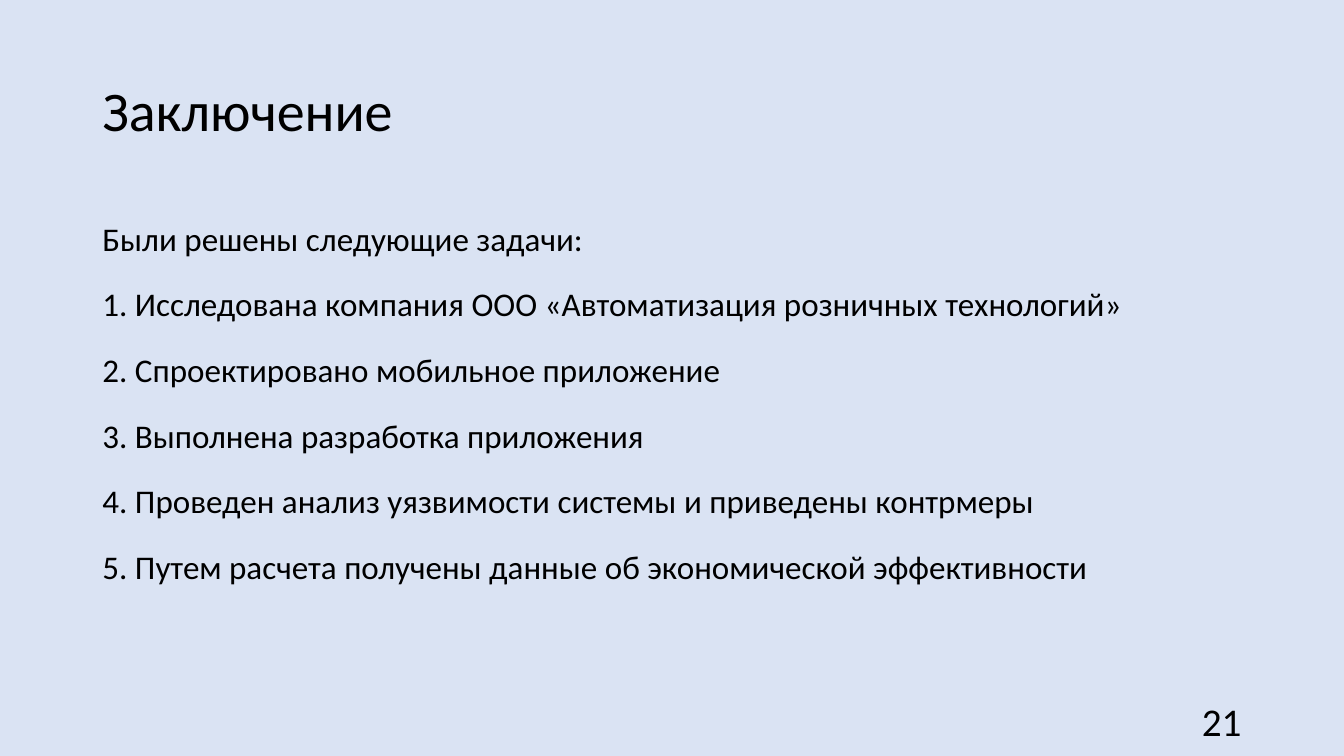
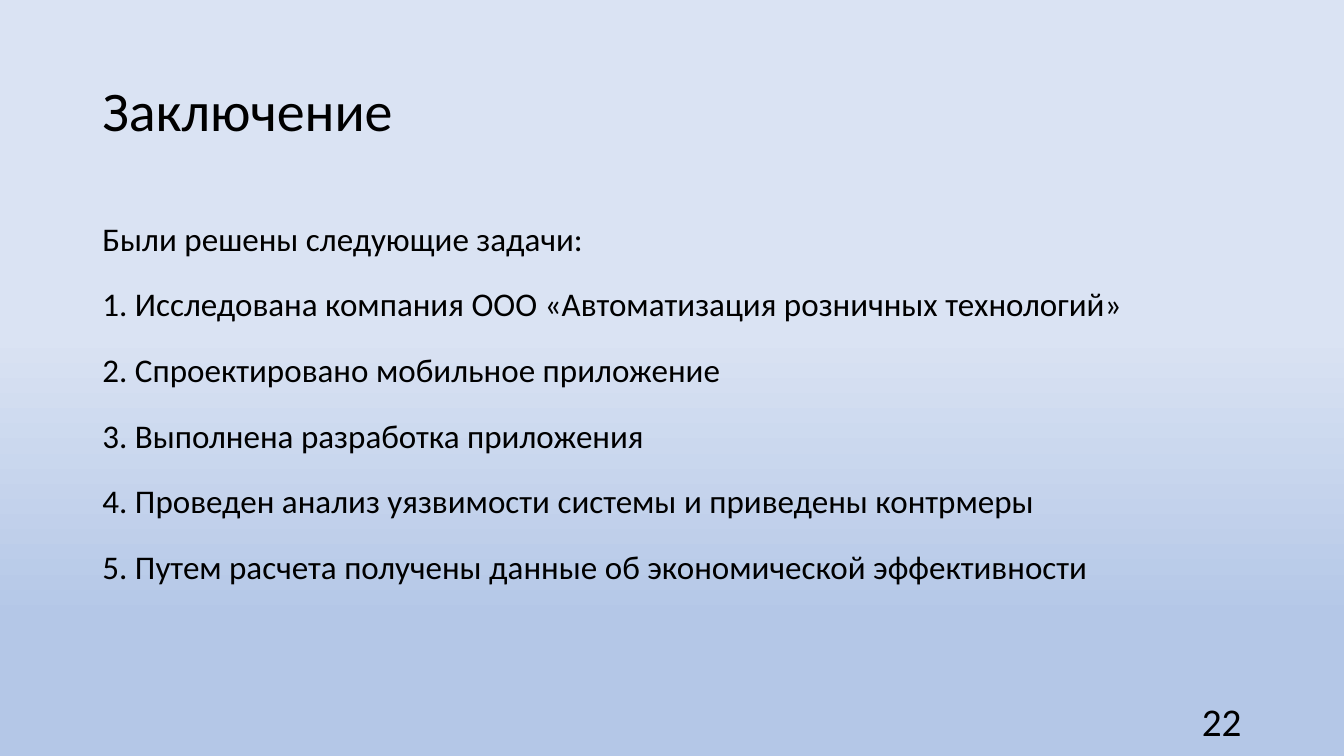
Before and after one commit to churakovra/graduateWork, a slide deck: slide 33 of product/vkr_pres.pptx (slide 31 before the commit). Drawn at 1344x756 pixels with LibreOffice and Linux fonts; fonts in the diff are those of the drawing. Boxes give left, top, right and bottom in pixels: in the first picture for what was removed or moved away, otherwise in the second. Text is boxed around its words. In the diff, an @@ line names an element or a change of style, - is before the commit and + after.

```diff
--- a/product/vkr_pres.pptx
+++ b/product/vkr_pres.pptx
@@ background #DAE3F3 to gradient #DAE3F3 to #B4C7E7 @@
@@ text at box(1202, 710, 1242, 736): text changed @@
-21
+22
```
Also in this commit, not shown: 8 other slides changed, 3 slides added, 1 slide removed, 8 other files.
